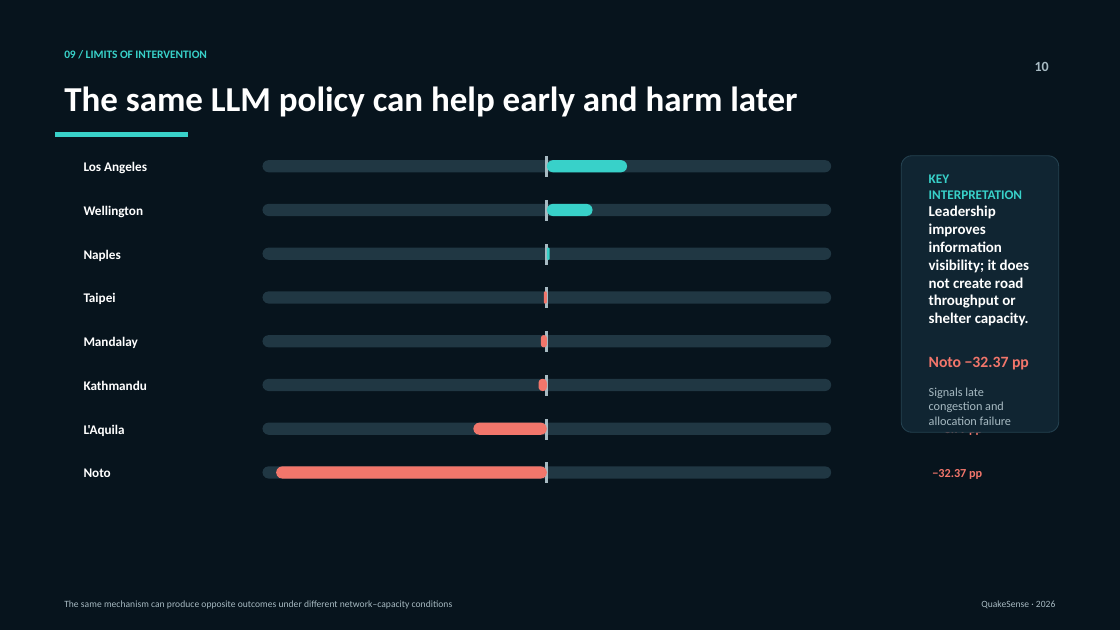
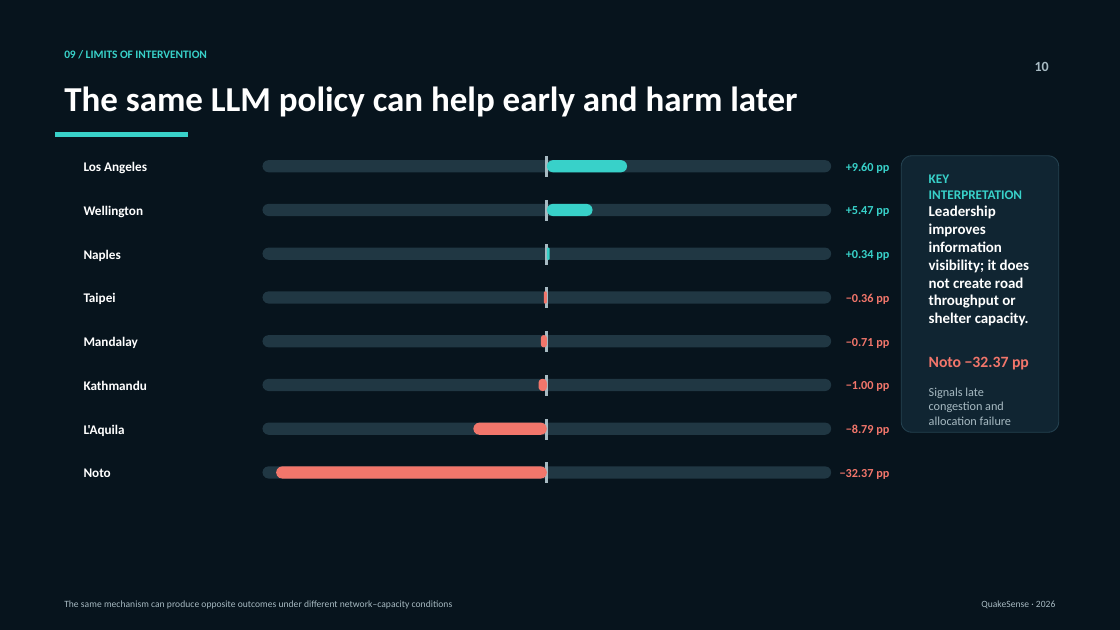
Before and after one commit to bcl200n/Radeon-hackathon-2026-07, a slide deck: slide 10 of submissions/track2-quakesense/docs/QuakeSense_AMD_Track2_Deck_EN.pptx. Drawn at 1120x630 pixels with LibreOffice and Linux fonts; fonts in the diff are those of the drawing. Boxes give left, top, right and bottom in pixels: in the first picture for what was removed or moved away, otherwise in the second. Text is boxed around its words. In the diff, an @@ line names an element or a change of style, - is before the commit and + after.

Commit message:
Fix slide 10 outcome label overlap

```diff
--- a/submissions/track2-quakesense/docs/QuakeSense_AMD_Track2_Deck_EN.pptx
+++ b/submissions/track2-quakesense/docs/QuakeSense_AMD_Track2_Deck_EN.pptx
@@ text "+9.60 pp" rewrapped from box(939, 174, 982, 216) to box(846, 162, 889, 173) @@
@@ text "+5.47 pp" rewrapped from box(939, 205, 982, 262) to box(846, 206, 889, 216) @@
@@ text "+0.34 pp" rewrapped from box(939, 248, 982, 306) to box(846, 250, 889, 260) @@
@@ text "−0.36 pp" rewrapped from box(939, 297, 982, 393) to box(846, 293, 889, 304) @@
@@ text added at box(846, 338, 889, 348), 10.5 pt, text #F2766B, bold @@
+−0.71 pp
@@ text "−1.00 pp" rewrapped from box(939, 387, 982, 435) to box(846, 381, 889, 391) @@
@@ text "−8.79 pp" rewrapped from box(939, 423, 982, 479) to box(846, 424, 889, 435) @@
@@ text "−32.37 pp" rewrapped from box(965, 356, 1029, 370) to box(840, 469, 889, 479) @@
```
